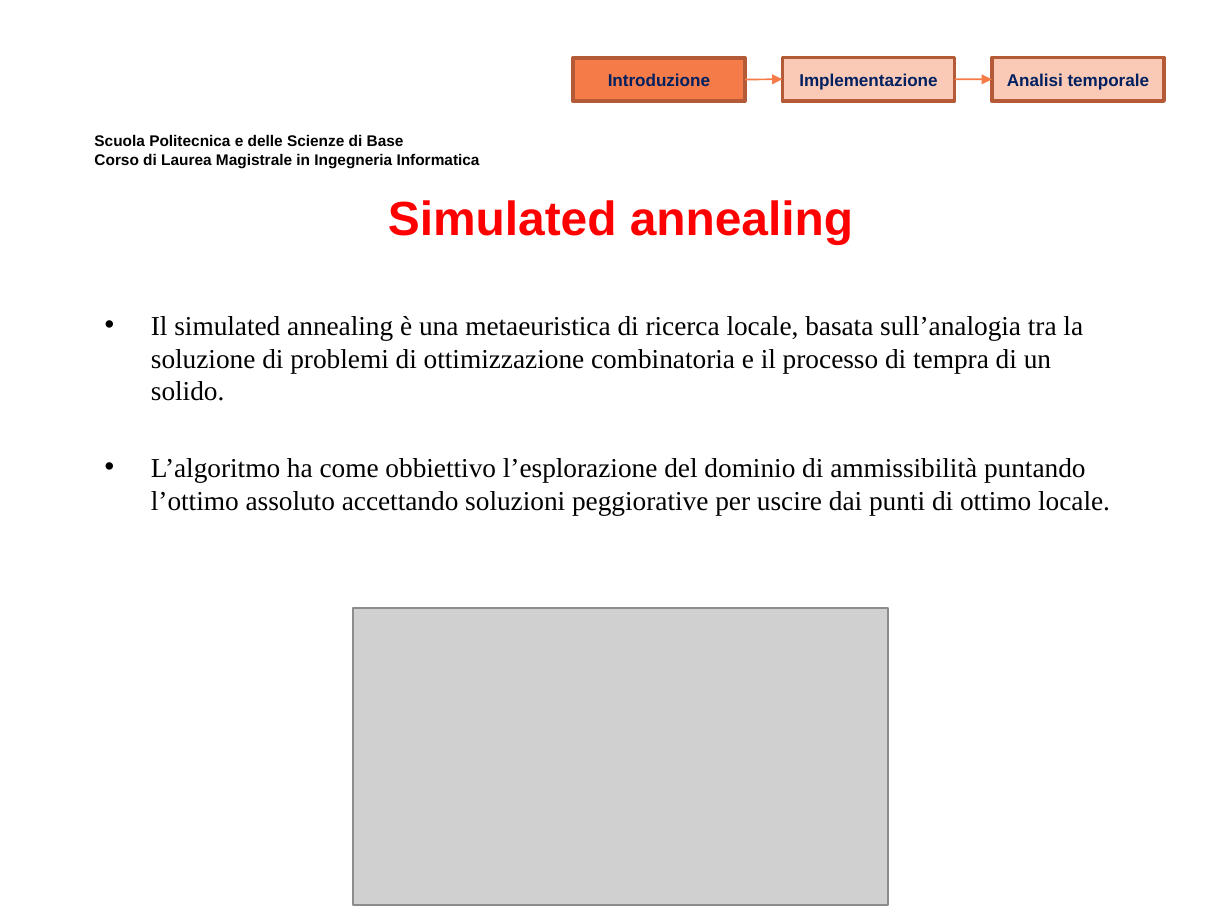
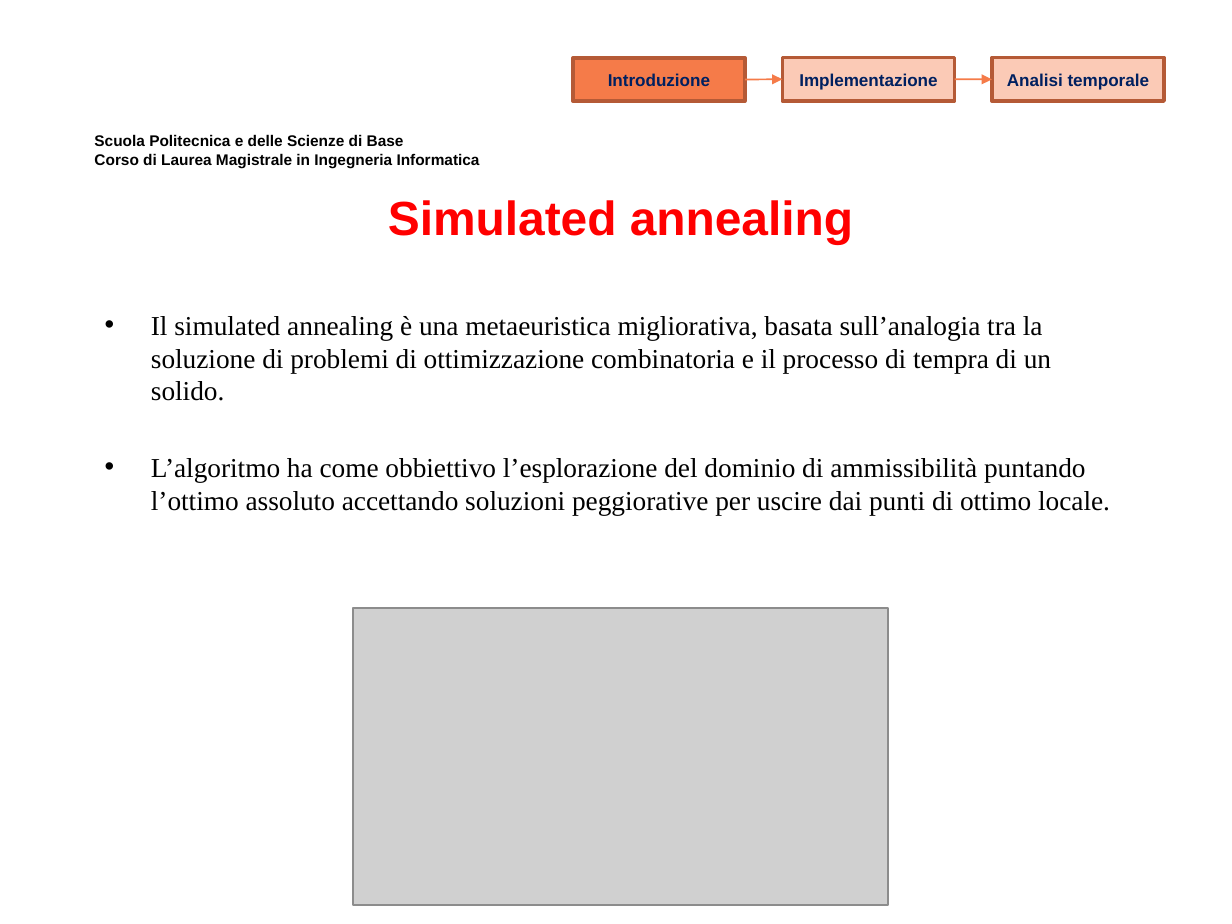
Before and after one commit to MicheleMaresca98/TSP-SimulatedAnnealing, a slide deck: slide 4 of Presentazione Elaborato Ricerca Operativa.pptx. Drawn at 1232x924 pixels with LibreOffice and Linux fonts; fonts in the diff are those of the drawing; grey boxes stand for pictures; background and template pictures are left out. Boxes give left, top, right and bottom in pixels: in the first picture for what was removed or moved away, otherwise in the second. Text is boxed around its words. In the diff, an @@ line names an element or a change of style, - is before the commit and + after.

```diff
--- a/Presentazione Elaborato Ricerca Operativa.pptx
+++ b/Presentazione Elaborato Ricerca Operativa.pptx
@@ text at (151,316,1051,401): text changed @@
-• Il simulated annealing è una metaeuristica di ricerca locale, basata sull’analogia tra la soluzione di problemi di ottimizzazione combinatoria e il processo di tempra di un solido.
+• Il simulated annealing è una metaeuristica migliorativa, basata sull’analogia tra la soluzione di problemi di ottimizzazione combinatoria e il processo di tempra di un solido.
```
Also in this commit, not shown: 3 other slides changed.
